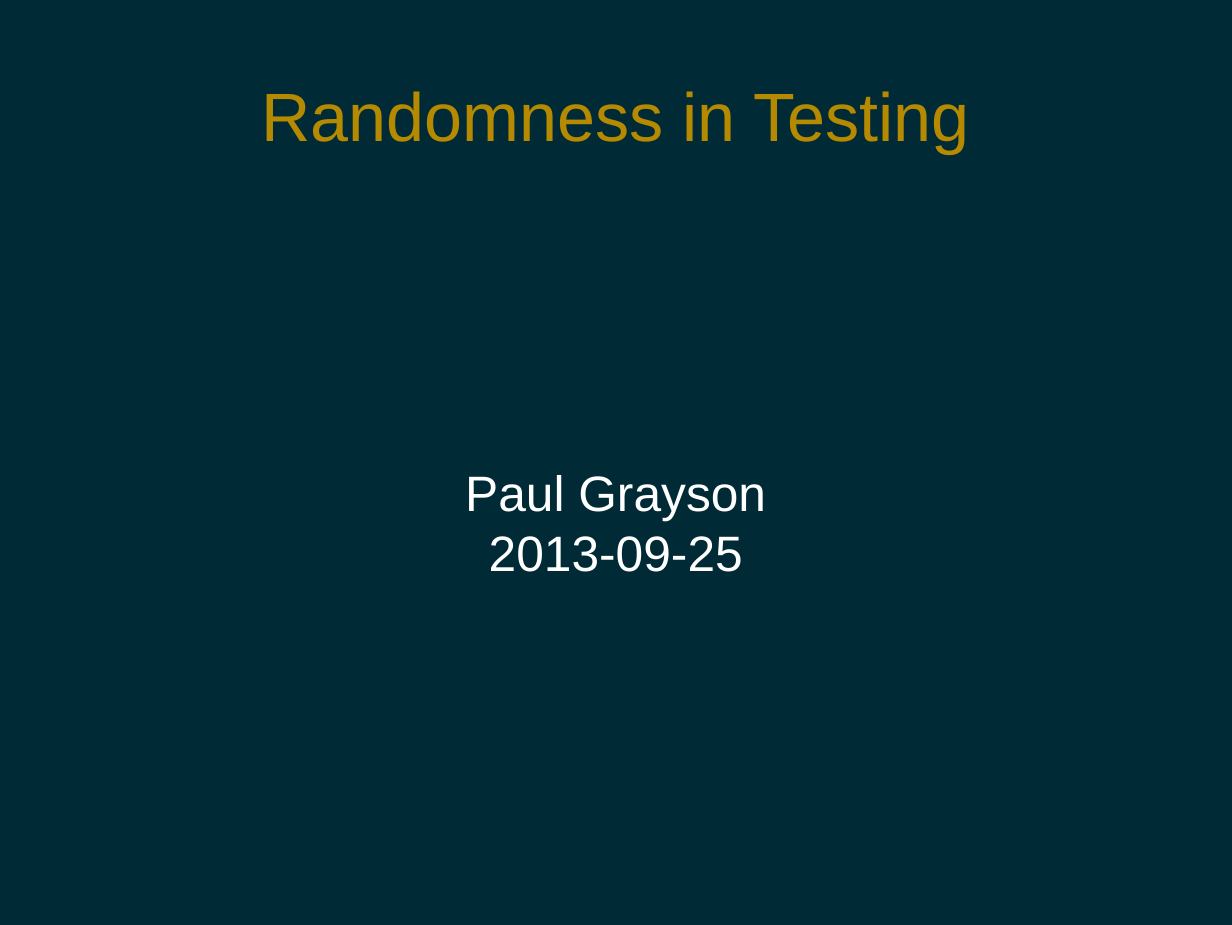
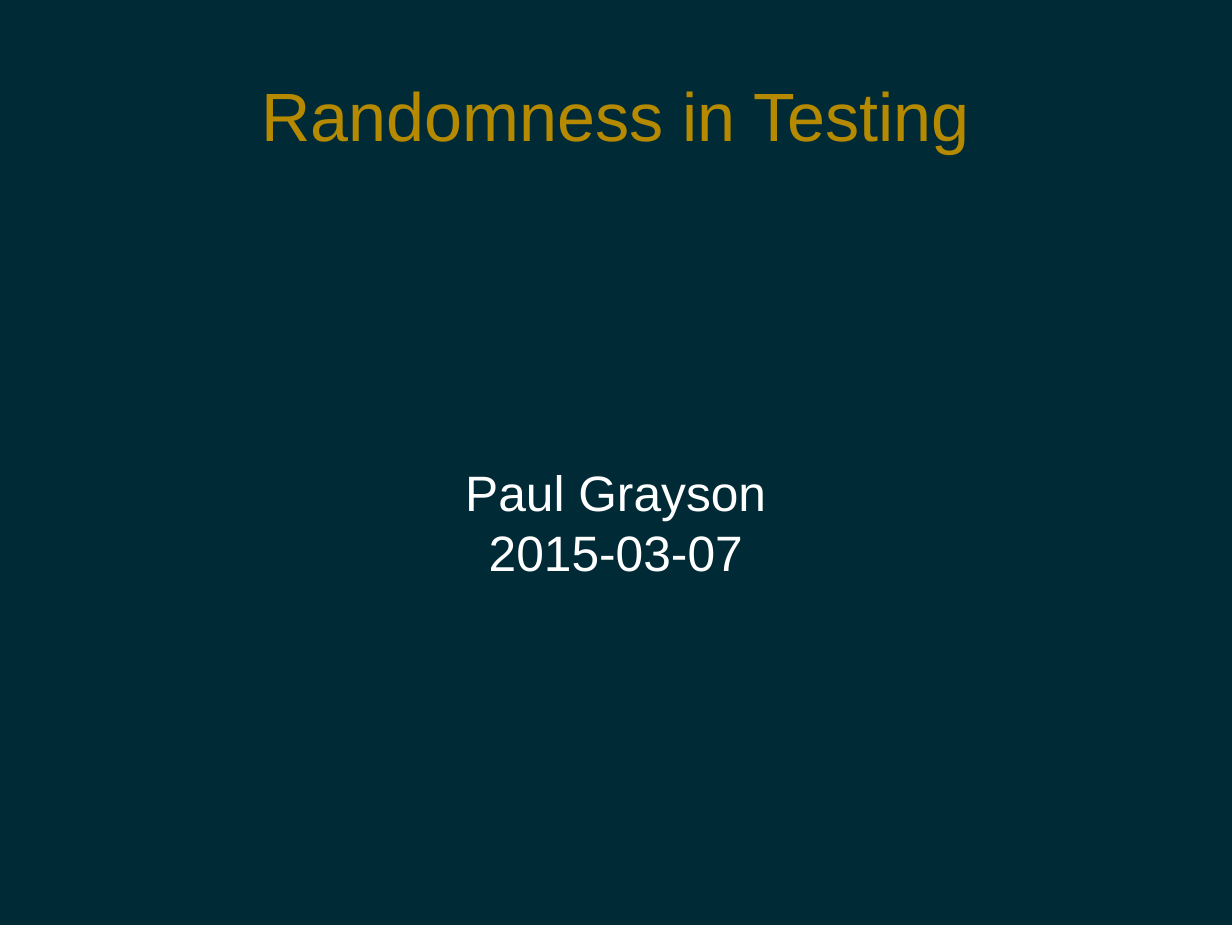
Before and after one commit to pdg137/randomness-pres, a slide deck: slide 1 of randomness.odp. Drawn at 1232x925 pixels with LibreOffice and Linux fonts; fonts in the diff are those of the drawing. Boxes give left, top, right and bottom in pixels: in the first picture for what was removed or moved away, otherwise in the second. Text is boxed around its words. In the diff, an @@ line names an element or a change of style, - is before the commit and + after.

```diff
--- a/randomness.odp
+++ b/randomness.odp
@@ subtitle at <box>489,536,743,572</box>: text changed @@
-2013-09-25
+2015-03-07
```
Also in this commit, not shown: 1 other slide changed.
